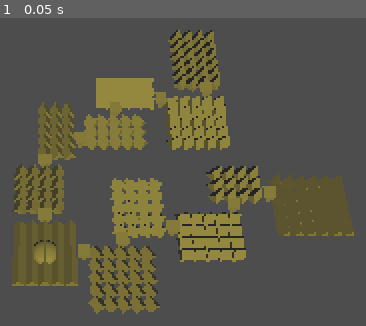
Above: before the commit, frame 1.
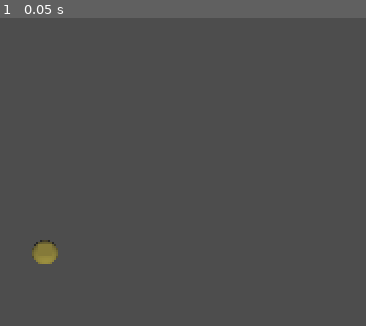
Above: after the commit, the same moment.

Repository: CalebJep/hackusu2023
Game: Godot game, scene res://testNode.tscn
Two runs of this game, one before a commit and one after it. Both use one fixed random seed, a clock stepped at 60 frames per second and the inputs below. This scene is started directly instead of the project's main scene.
Inputs:
- Up to frame 1 (0.05 s): no input

The runs differ from the first frame. In frame 1, 30% of the frame differs, in the area x 3-97%, y 3-97%.

Commit message:
removed old models and updated script

Diff:
--- a/DungeonGenerator.gd
+++ b/DungeonGenerator.gd
@@ -1,6 +1,7 @@
 extends Node3D
 
 @export var tile : PackedScene
+@export var tileSize: int
 
 var rooms = []
 var doors = []
@@ -30,8 +31,8 @@
 		for x in range(room.x, room.x + room.width):
 			for y in range(room.y, room.y + room.height):
 				var newTile = tile.instantiate() as Node3D
-				newTile.position.x = x
-				newTile.position.z = y
+				newTile.position.x = x * tileSize
+				newTile.position.z = y * tileSize
 				newTile.rotate_y(yrot)
 				get_node("/root/Node3D").add_child(newTile)
 		yrot += 10
@@ -41,8 +42,8 @@
 	for door in doors:
 		door = door as Door
 		var doortile = tile.instantiate() as Node3D
-		doortile.position.x = door.x
-		doortile.position.z = door.y
+		doortile.position.x = door.x * tileSize
+		doortile.position.z = door.y * tileSize
 		doortile.rotate_z(PI)
 		get_node("/root/Node3D").add_child(doortile)
 
--- a/main.tscn
+++ b/main.tscn
@@ -161,7 +161,7 @@
 transform = Transform3D(-1, -8.98759e-08, -1.0796e-07, 1.1219e-08, 0.714985, -0.699139, 1.40025e-07, -0.699139, -0.714985, 0, 1, 0)
 
 [node name="Camera3D" type="Camera3D" parent="CameraPivot"]
-transform = Transform3D(-1, 0, -8.74228e-08, 0, 1, 0, 8.74228e-08, 0, -1, 0, 2.98023e-07, -7.90326)
+transform = Transform3D(-1, 1.42109e-14, -8.74228e-08, 1.42109e-14, 1, 0, 8.74228e-08, 0, -1, -2.85203e-06, 1.49012e-06, -40.5267)
 projection = 1
 current = true
 size = 15.0
Binary file removed: Models/Cornerwall/Cornerwall2_Material.001_BaseColor.png
Not shown, removed: Models/Cornerwall/Cornerwall2_Material.001_BaseColor.png.import
Binary file removed: Models/Cornerwall/Cornerwall2_Material.001_Height.png
Not shown, removed: Models/Cornerwall/Cornerwall2_Material.001_Height.png.import
Binary file removed: Models/Cornerwall/Cornerwall2_Material.001_Metallic.png
Not shown, removed: Models/Cornerwall/Cornerwall2_Material.001_Metallic.png.import
Binary file removed: Models/Cornerwall/Cornerwall2_Material.001_Normal.png
Not shown, removed: Models/Cornerwall/Cornerwall2_Material.001_Normal.png.import
Binary file removed: Models/Cornerwall/Cornerwall2_Material.001_Roughness.png
Not shown, removed: Models/Cornerwall/Cornerwall2_Material.001_Roughness.png.import
Binary file removed: Models/Cornerwall/Cornerwall2_Material.002_BaseColor.png
Not shown, removed: Models/Cornerwall/Cornerwall2_Material.002_BaseColor.png.import
(and 166 more such lines)
